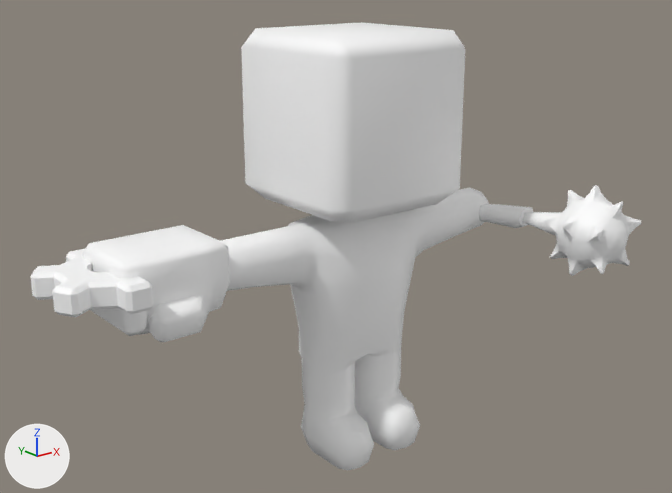
The FBX model Assets/Models/Characters/Enemies/Bandit_Leader.fbx: old version first, new version second.
Both versions are drawn from a 50 mm lens placed at (-4.79, -5.77, 4.14), pointed at (-0.48, -0.39, 1.99). Arrows for +X, +Y and +Z are at lower left; the lights stay in place. Where no turn or scale is listed for an object, it has been applied to the vertices.

Names of what the first picture shows: 'Bandit_Leader', 'Cog', 'Gauntlet', 'Mace'.
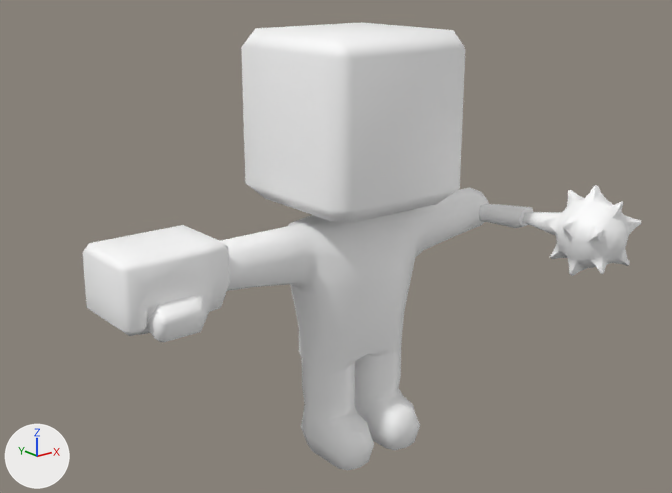
Changed parts and their boxes [x1, y1, x2, y2] in the pictures (672 x 493 px):
'Cog', deleted
    before: [31, 249, 154, 317]

The edits, one by one:
Object 'Cog' (ob_cog) is deleted.
